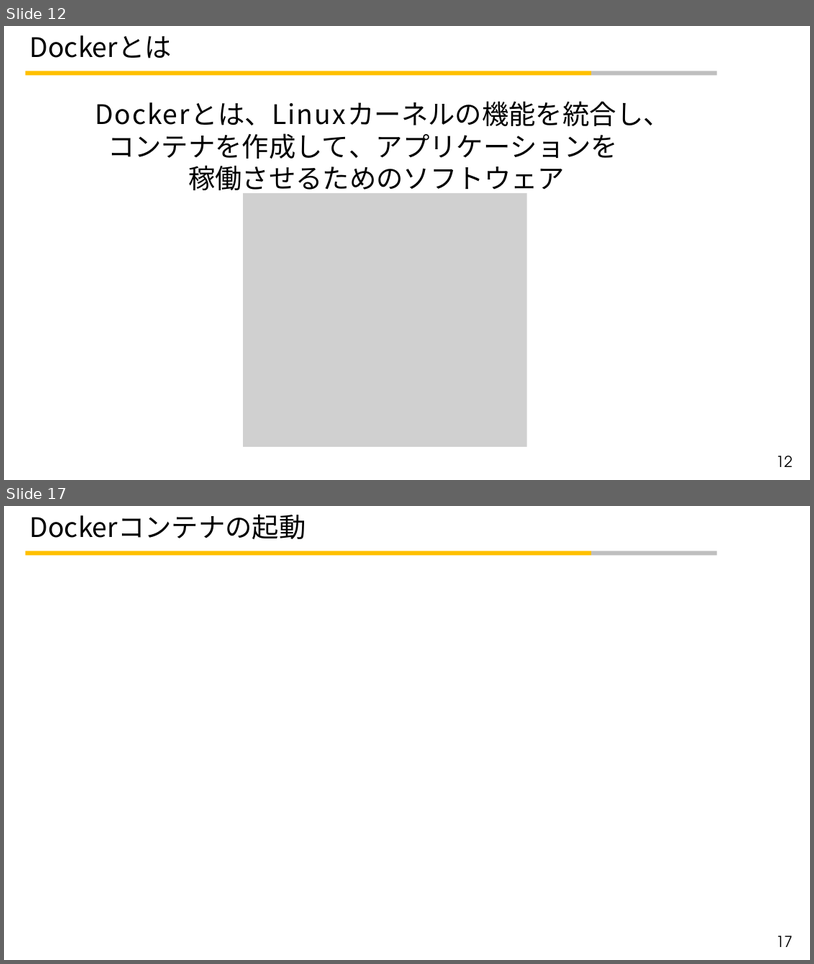
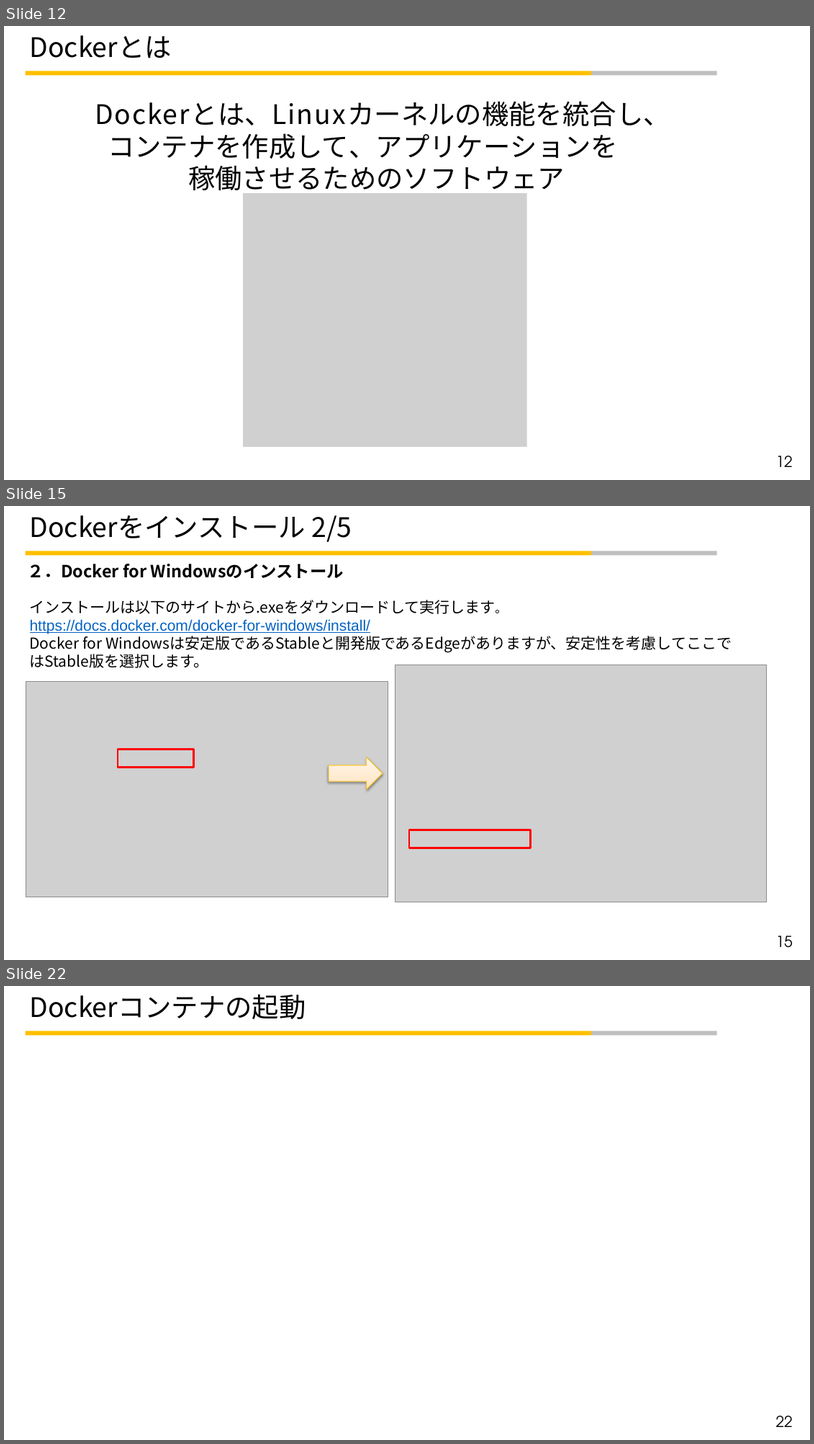
Before and after one commit to t-kotsubo/Study_Programing, a slide deck: Docker学習資料_小壷_20200501.pptx. Shown one above the other, each under a label of ours: slides 12 and 17 before the commit, slides 12, 15 and 22 after it; the slides between them are not shown. The pictures are 814x964 and 814x1444 pixels, drawn with LibreOffice and Linux fonts; fonts in the diff are those of the drawing; grey boxes stand for pictures; background and template pictures are left out. Boxes give left, top, right and bottom in pixels: in the first picture for what was removed or moved away, otherwise in the second. Text is boxed around its words. In the diff, an @@ line names an element or a change of style, - is before the commit and + after.

```diff
--- a/Docker学習資料_小壷_20200501.pptx
+++ b/Docker学習資料_小壷_20200501.pptx
@@ slide 15 added at bbox=[4, 506, 810, 960], background #FFFFFF; not listed: 2 template elements that a slide beside it also shows @@
@@ title added at bbox=[30, 515, 352, 542], 32 pt, text #000000 @@
+Dockerをインストール 2/5
@@ text added at bbox=[27, 564, 344, 578], 20 pt, text #000000, bold @@
+２．Docker for Windowsのインストール
@@ text added at bbox=[30, 600, 732, 668], 18 pt, text #000000 @@
+インストールは以下のサイトから.exeをダウンロードして実行します。
+https://docs.docker.com/docker-for-windows/install/
+Docker for Windowsは安定版であるStableと開発版であるEdgeがありますが、安定性を考慮してここではStable版を選択します。
@@ group added at bbox=[26, 664, 767, 901]: 2 pictures, 2 rectangles, 1 right arrow @@
@@ page number added at bbox=[777, 935, 793, 947], 18 pt, text #000000 @@
+15
@@ what was slide 17 is now slide 22 @@
@@ page number at bbox=[777, 1415, 793, 1427]: text changed @@
-17
+22
```
Also in this commit, not shown: 5 slides changed, 6 other slides added, 2 slides removed.
